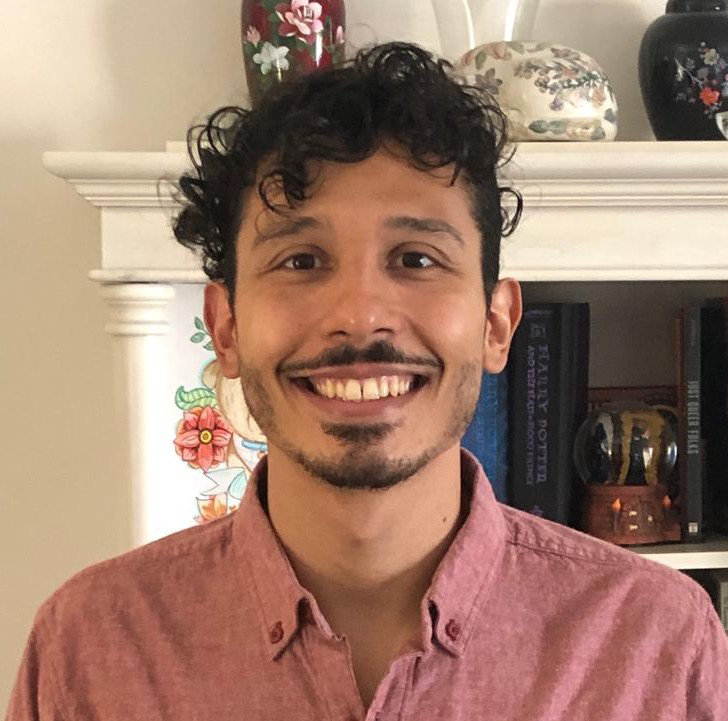
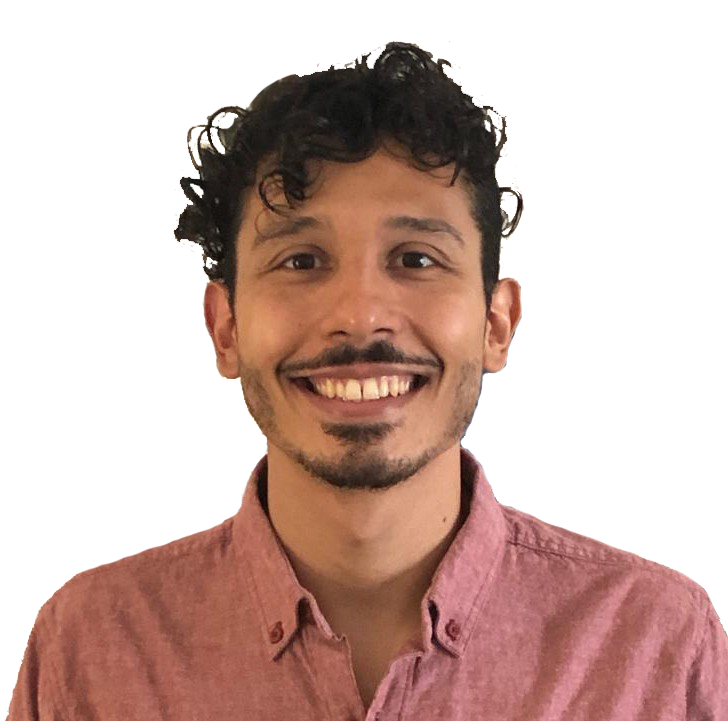
Before/after of a 728 x 721 layered artwork. What changed in the layer stack:
painted on "Layer 2" over left=0, top=0, right=728, bottom=721
